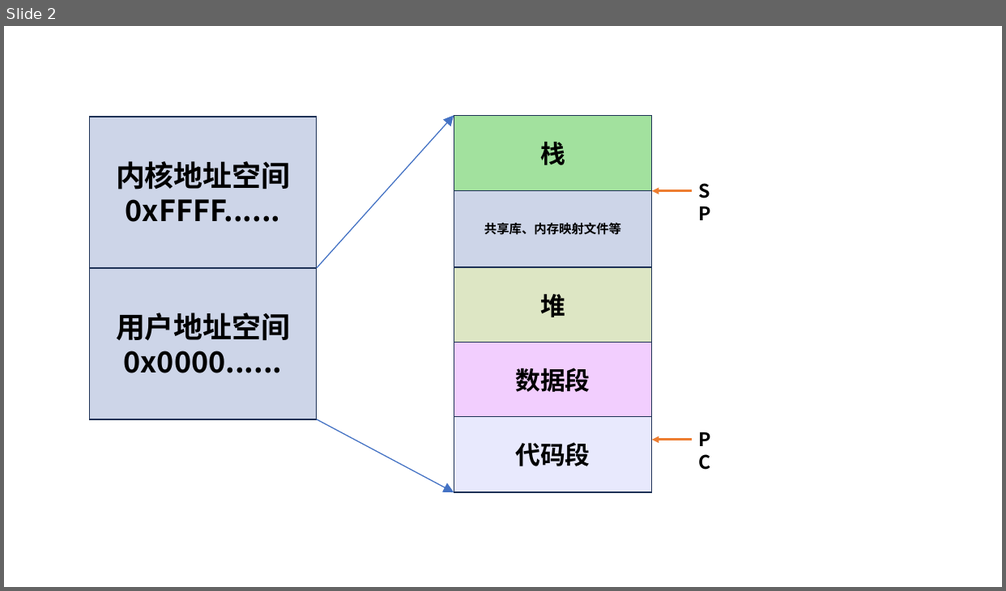
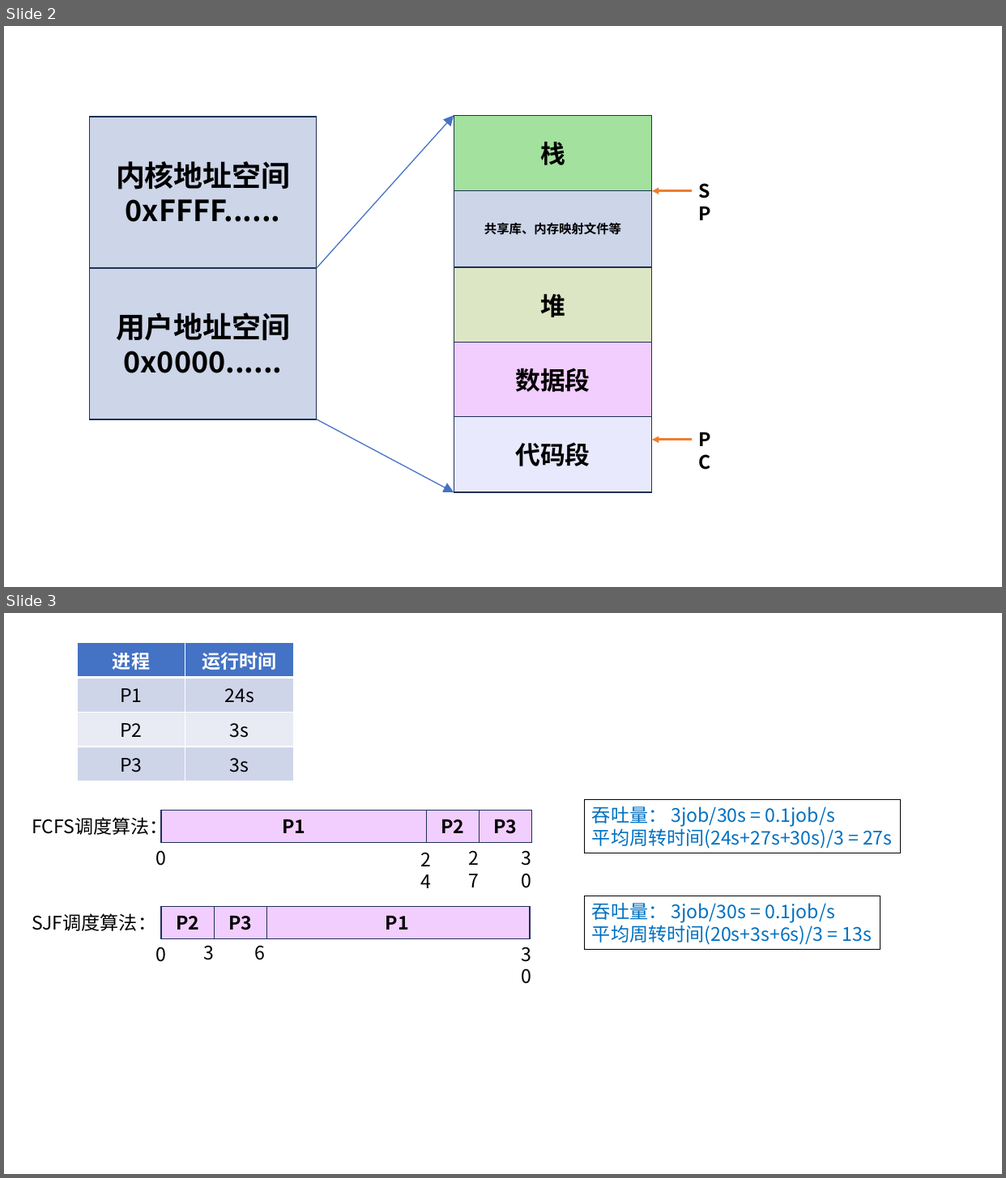
Before and after one commit to guofei9987/pictures_for_blog, a slide deck: computer/操作系统.pptx. Shown one above the other, each under a label of ours: slide 2 before the commit, slides 2 and 3 after it. The pictures are 1006x591 and 1006x1178 pixels, drawn with LibreOffice and Linux fonts; fonts in the diff are those of the drawing. Boxes give left, top, right and bottom in pixels: in the first picture for what was removed or moved away, otherwise in the second. Text is boxed around its words. In the diff, an @@ line names an element or a change of style, - is before the commit and + after.

```diff
--- a/computer/操作系统.pptx
+++ b/computer/操作系统.pptx
@@ slide 3 added at [4,613,1002,1174], background #FFFFFF @@
@@ table added at [78,643,295,776], 4 rows, 2 columns @@
+进程 | 运行时间
+P1 | 24s
+P2 | 3s
+P3 | 3s
@@ rectangle added at [585,800,900,854], outline #000000 0.75 pt, 18 pt, text #0070C0 @@
+吞吐量： 3job/30s = 0.1job/s
+平均周转时间(24s+27s+30s)/3 = 27s
@@ text added at [32,815,168,838], 18 pt, text #000000 @@
+FCFS调度算法：
@@ rectangle added at [161,811,426,844], fill #F2CEFE, outline #1E3256 1 pt, 18 pt, text #000000, bold @@
+P1
@@ rectangle added at [426,811,479,844], fill #F2CEFE, outline #1E3256 1 pt, 18 pt, text #000000, bold @@
+P2
@@ rectangle added at [479,811,533,844], fill #F2CEFE, outline #1E3256 1 pt, 18 pt, text #000000, bold @@
+P3
@@ text added at [156,850,167,866], 18 pt, text #000000 @@
+0
@@ text added at [414,845,449,875], 18 pt, text #000000 @@
+24
@@ text added at [462,843,496,873], 18 pt, text #000000 @@
+27
@@ text added at [514,843,550,873], 18 pt, text #000000 @@
+30
@@ rectangle added at [585,897,880,950], outline #000000 0.75 pt, 18 pt, text #0070C0 @@
+吞吐量： 3job/30s = 0.1job/s
+平均周转时间(20s+3s+6s)/3 = 13s
@@ text added at [32,914,156,931], 18 pt, text #000000 @@
+SJF调度算法：
@@ rectangle added at [161,906,215,939], fill #F2CEFE, outline #1E3256 1 pt, 18 pt, text #000000, bold @@
+P2
@@ rectangle added at [215,906,267,939], fill #F2CEFE, outline #1E3256 1 pt, 18 pt, text #000000, bold @@
+P3
@@ rectangle added at [265,906,530,939], fill #F2CEFE, outline #1E3256 1 pt, 18 pt, text #000000, bold @@
+P1
@@ text added at [156,947,167,962], 18 pt, text #000000 @@
+0
@@ text added at [204,945,215,960], 18 pt, text #000000 @@
+3
@@ text added at [255,945,266,960], 18 pt, text #000000 @@
+6
@@ text added at [514,939,550,969], 18 pt, text #000000 @@
+30
```
Also in this commit, not shown: 1 other slide added, 2 other files.
